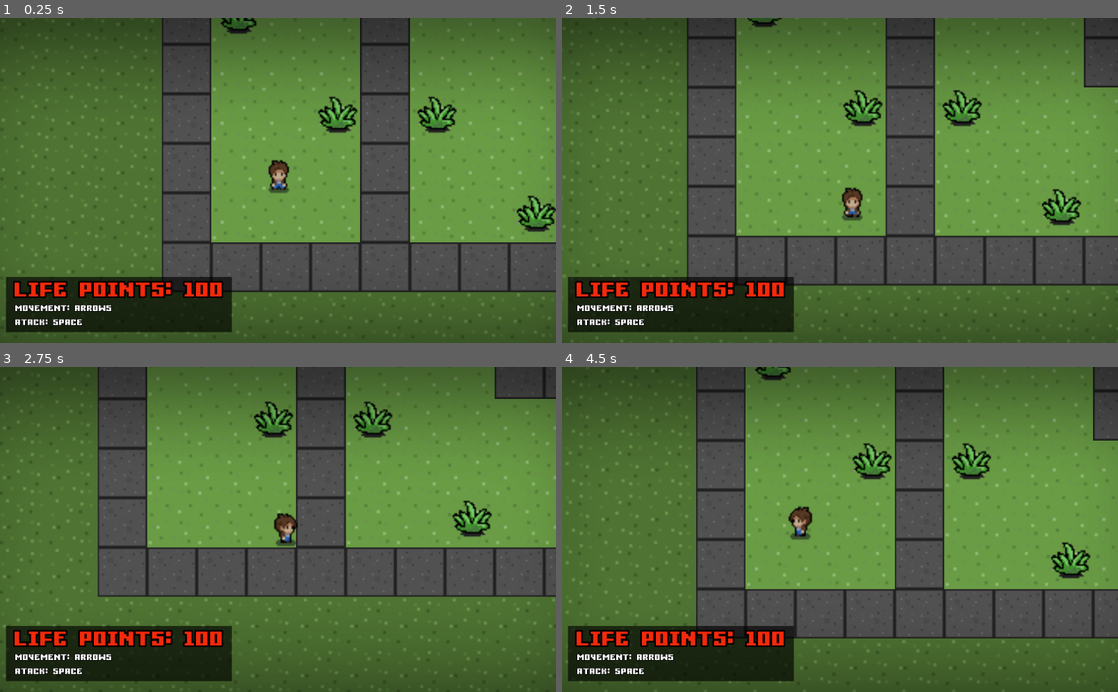
Above: before the commit, frames 1-4 (two rows, left to right).
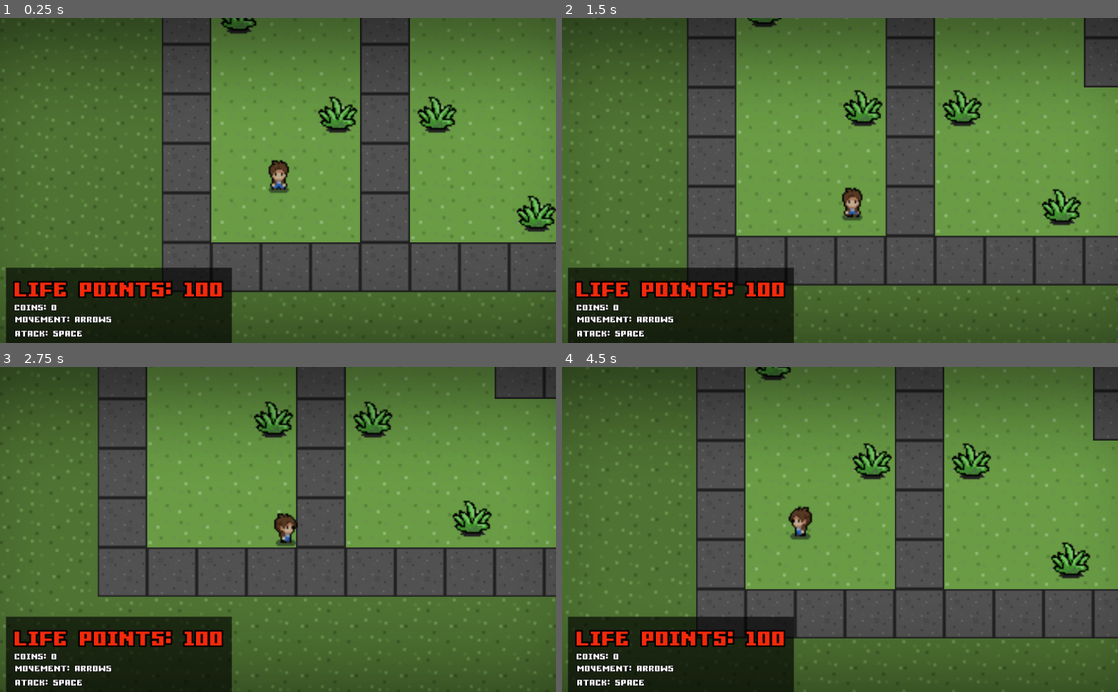
Above: after the commit, the same moments.

Repository: LinickerOstroski/godotProject
Game: Godot game, scene res://Mundo.tscn
Two runs of this game, one before a commit and one after it. Both use one fixed random seed, a clock stepped at 60 frames per second and the inputs below.
Inputs:
- Up to frame 1 (0.25 s): no input
- Up to frame 2 (1.5 s): hold Right (ui_right) 0.53-1.28 s; tap Space (ui_select) at 0.77 s; hold Down (ui_down) from 1.28 s (still down)
- Up to frame 3 (2.75 s): tap Space (ui_select) at 1.52 s; release Down (ui_down) at 2.03 s; hold Right (ui_right) from 2.03 s (still down)
- Up to frame 4 (4.5 s): release Right (ui_right) at 2.78 s; hold Up (ui_up) 2.78-3.53 s; tap Space (ui_select) at 3.02, 3.77 s; hold Left (ui_left) from 3.53 s (still down)

The runs differ from the first frame. In frame 1, 3.3% of the frame differs, in the area x 1-42%, y 76-100%; in frame 2, 3.2%; in frame 3, 3.3%; in frame 4, 3.3%.

Commit message:
adicionando moedas

Diff:
--- /dev/null
+++ b/Coins.gd
@@ -0,0 +1,22 @@
+extends Area2D
+
+onready var Heroi = get_node("/root/Mundo/Heroi")
+onready var hud = get_node("/root/Mundo/HUD")
+
+# Called when the node enters the scene tree for the first time.
+func _ready():
+
+	pass # Replace with function body.
+
+
+func _process(delta):
+	var distancia = position.distance_to(Heroi.position)
+	if distancia < 10:
+		Heroi.coins_coletados += 1
+		hud.atualiza_coins(Heroi.coins_coletados)
+		queue_free()
+
+
+# Called every frame. 'delta' is the elapsed time since the previous frame.
+#func _process(delta):
+#	pass
--- /dev/null
+++ b/Coins.tscn
@@ -0,0 +1,22 @@
+[gd_scene load_steps=4 format=2]
+
+[ext_resource path="res://Coins.gd" type="Script" id=1]
+[ext_resource path="res://coins.png" type="Texture" id=2]
+
+[sub_resource type="CapsuleShape2D" id=5]
+height = 0.0
+
+[node name="Coins" type="Area2D"]
+position = Vector2( 1, 600 )
+script = ExtResource( 1 )
+__meta__ = {
+"_edit_group_": true
+}
+
+[node name="Sprite" type="Sprite" parent="."]
+position = Vector2( -0.5, -0.125 )
+scale = Vector2( 0.0476191, 0.0490001 )
+texture = ExtResource( 2 )
+
+[node name="CollisionShape2D" type="CollisionShape2D" parent="."]
+shape = SubResource( 5 )
--- a/HUD.gd
+++ b/HUD.gd
@@ -12,3 +12,6 @@
 
 func atualiza_pontuacao(pontos):
 	$pontuacao.text = "LIFE POINTS: " + str(pontos)
+
+func atualiza_coins(coins):
+	$coins.text = "COINS: " + str(coins)
--- a/HUD.tscn
+++ b/HUD.tscn
@@ -14,6 +14,14 @@
 [sub_resource type="Theme" id=2]
 
 [sub_resource type="DynamicFont" id=4]
+size = 28
+outline_size = 1
+outline_color = Color( 0, 0, 0, 1 )
+font_data = ExtResource( 2 )
+
+[sub_resource type="Theme" id=5]
+
+[sub_resource type="DynamicFont" id=6]
 size = 28
 outline_size = 1
 outline_color = Color( 0, 0, 0, 1 )
@@ -48,8 +56,8 @@
 margin_bottom = -475.0
 
 [node name="hud" type="Sprite" parent="Label2"]
-position = Vector2( 199, 529 )
-scale = Vector2( 3.24414, 0.796875 )
+position = Vector2( 199, 533 )
+scale = Vector2( 3.24414, 1.125 )
 texture = ExtResource( 3 )
 __meta__ = {
 "_edit_group_": true
@@ -78,9 +86,9 @@
 anchor_right = 0.027
 anchor_bottom = 0.82
 margin_left = 0.351999
-margin_top = -3.05176e-05
+margin_top = 21.0
 margin_right = 200.352
-margin_bottom = 84.0
+margin_bottom = 105.0
 theme = SubResource( 2 )
 custom_fonts/font = SubResource( 4 )
 text = "
@@ -91,3 +99,16 @@
 __meta__ = {
 "_edit_group_": true
 }
+
+[node name="coins" type="Label" parent="."]
+anchor_left = 0.02
+anchor_top = 0.874
+anchor_right = 0.02
+anchor_bottom = 0.874
+margin_left = 6.52
+margin_top = -3.40002
+margin_right = 109.52
+margin_bottom = 19.6
+theme = SubResource( 5 )
+custom_fonts/font = SubResource( 6 )
+text = "COINS: 0"
--- a/Heroi.gd
+++ b/Heroi.gd
@@ -2,14 +2,20 @@
 
 var velocidade_movimento = 110
 var pontos_heroi = 100
+var coins_coletados = 0
 var esta_atacando = false
 var esta_morto = false  # Flag para verificar se o personagem está morto
 onready var hud = get_node("/root/Mundo/HUD")
 onready var portal = get_node("/root/Mundo/Portal")
 
+
+
+
+
 # Chamado quando o nó entra na árvore da cena pela primeira vez.
 func _ready():
 	hud.atualiza_pontuacao(pontos_heroi)
+
 
 func _physics_process(delta):
 	# Não executa nenhuma ação se o personagem está morto
--- /dev/null
+++ b/Mundo.gd
@@ -0,0 +1,29 @@
+extends Node2D
+
+
+# Declare member variables here. Examples:
+# var a = 2
+# var b = "text"
+var novaMoeda = preload("res://Coins.tscn")
+
+# Called when the node enters the scene tree for the first time.
+func _ready():
+	print ("executou")
+	var Moeda1 = novaMoeda.instance()
+	var Moeda2 = novaMoeda.instance()
+
+
+	add_child(Moeda1)
+	add_child(Moeda2)
+	Moeda1.position.x = 366
+	Moeda1.position.y = 751
+
+	Moeda2.position.x = 18
+	Moeda2.position.y = 623
+
+	pass # Replace with function body.
+
+
+# Called every frame. 'delta' is the elapsed time since the previous frame.
+#func _process(delta):
+#	pass
--- a/Mundo.tscn
+++ b/Mundo.tscn
@@ -10,6 +10,8 @@
 [ext_resource path="res://portal.png" type="Texture" id=8]
 [ext_resource path="res://assets/flower.png" type="Texture" id=9]
 [ext_resource path="res://rock.png" type="Texture" id=10]
+[ext_resource path="res://Mundo.gd" type="Script" id=11]
+[ext_resource path="res://Coins.tscn" type="PackedScene" id=12]
 
 [sub_resource type="ConvexPolygonShape2D" id=4]
 points = PoolVector2Array( 64, 64, 0, 64, 0, 0, 64, 0 )
@@ -69,6 +71,7 @@
 radius = 20.0
 
 [node name="Mundo" type="Node2D"]
+script = ExtResource( 11 )
 
 [node name="HUD" parent="." instance=ExtResource( 5 )]
 
@@ -83,6 +86,9 @@
 cell_size = Vector2( 32, 32 )
 format = 1
 tile_data = PoolIntArray( -262143, 1, 0, -262139, 1, 0, -262133, 1, 0, -262126, 1, 0, -262120, 1, 0, -262114, 1, 0, -26 …(2336 unchanged characters)…
+
+[node name="Coins" parent="." instance=ExtResource( 12 )]
+position = Vector2( 356, 752 )
 
 [node name="Heroi" parent="." instance=ExtResource( 2 )]
 position = Vector2( 11, 760 )
Not shown: 1 places in HUD.tscn that only renumber resources
Not shown: 1 places in Mundo.tscn that only renumber resources
Binary file added: coins.png
Not shown, added: coins.png.import
